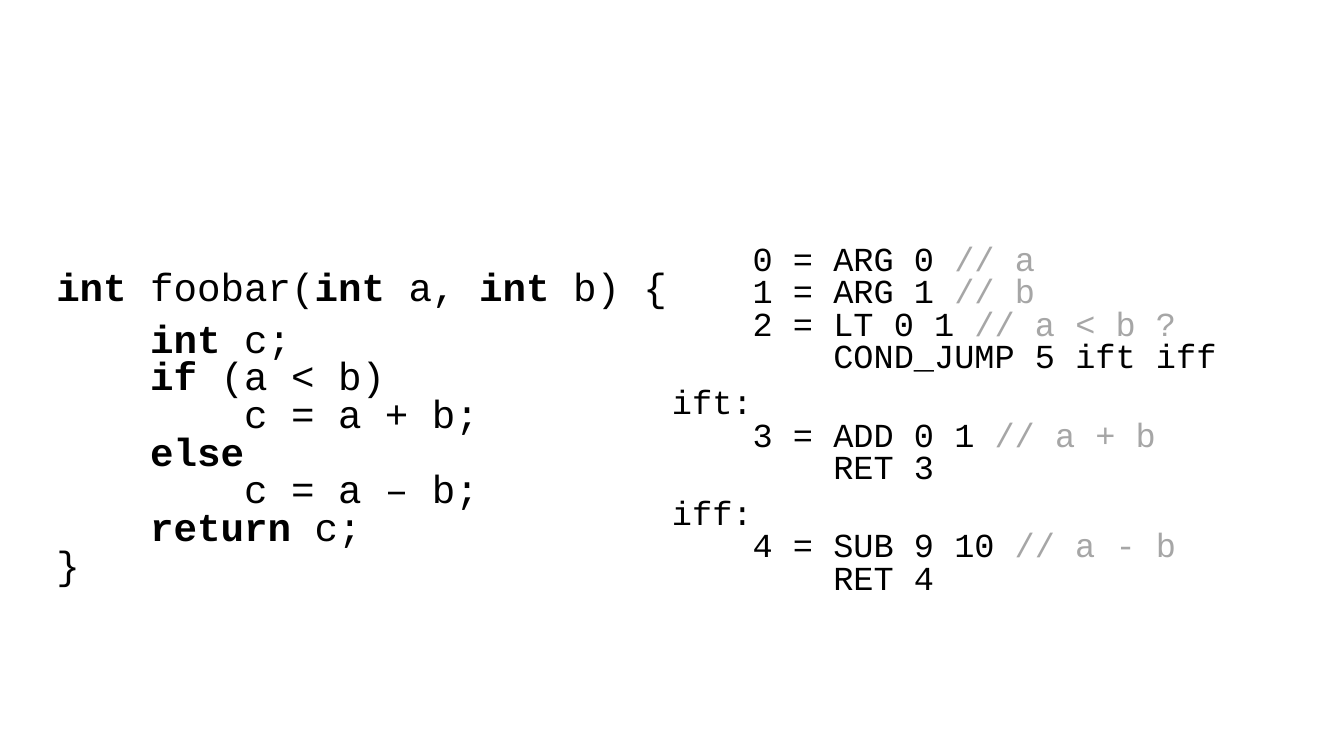
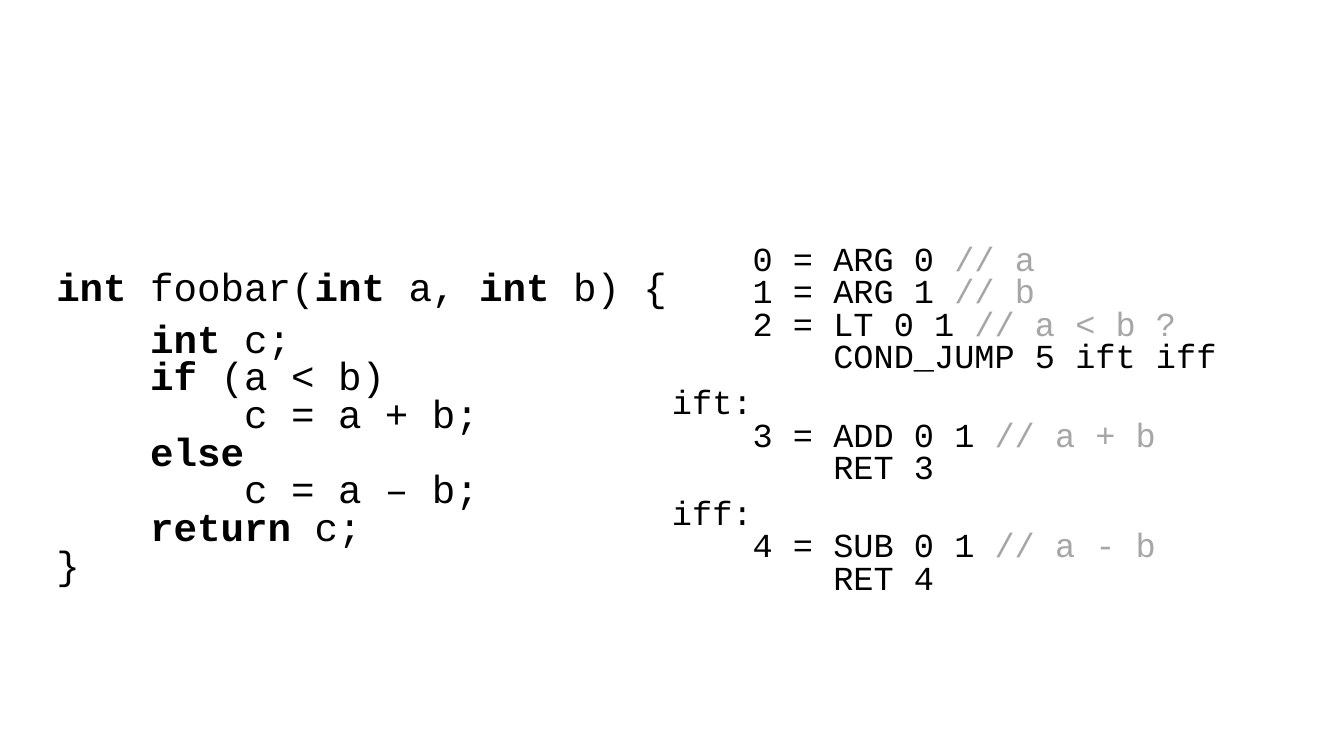
Before and after one commit to ganoliz/NI-GEN, a slide deck: slide 6 of media/NI-GEN-8.pptx. Drawn at 1344x756 pixels with LibreOffice and Linux fonts; fonts in the diff are those of the drawing. Boxes give left, top, right and bottom in pixels: in the first picture for what was removed or moved away, otherwise in the second. Text is boxed around its words. In the diff, an @@ line names an element or a change of style, - is before the commit and + after.

```diff
--- a/media/NI-GEN-8.pptx
+++ b/media/NI-GEN-8.pptx
@@ text at (x1=672, y1=501, x2=1156, y2=590): text changed @@
-iff:
-4 = SUB 9 10 // a - b
-RET 4
+iff:
+4 = SUB 0 1 // a - b
+RET 4
```
Also in this commit, not shown: 27 other slides changed, 17 slides added, 8 other files.
